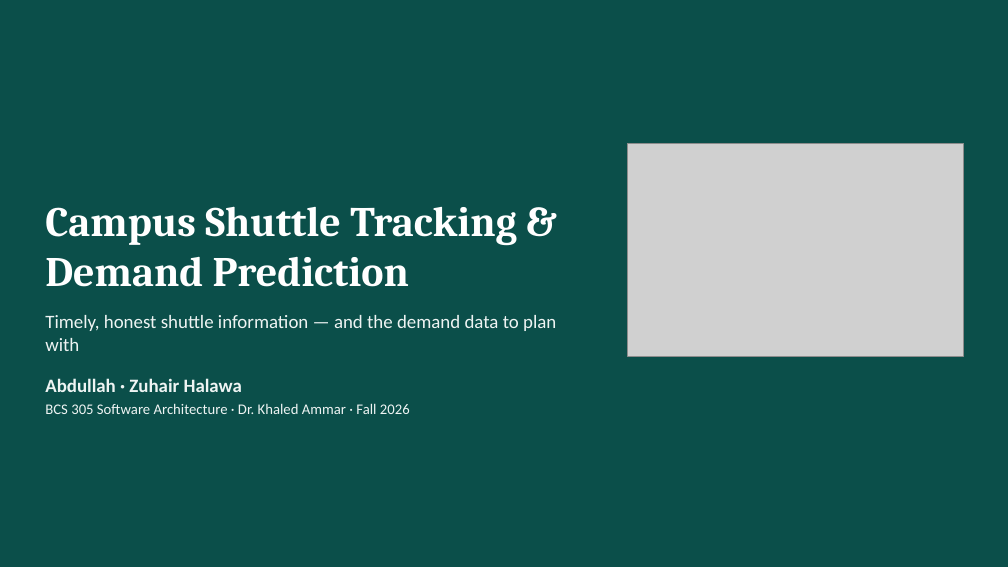
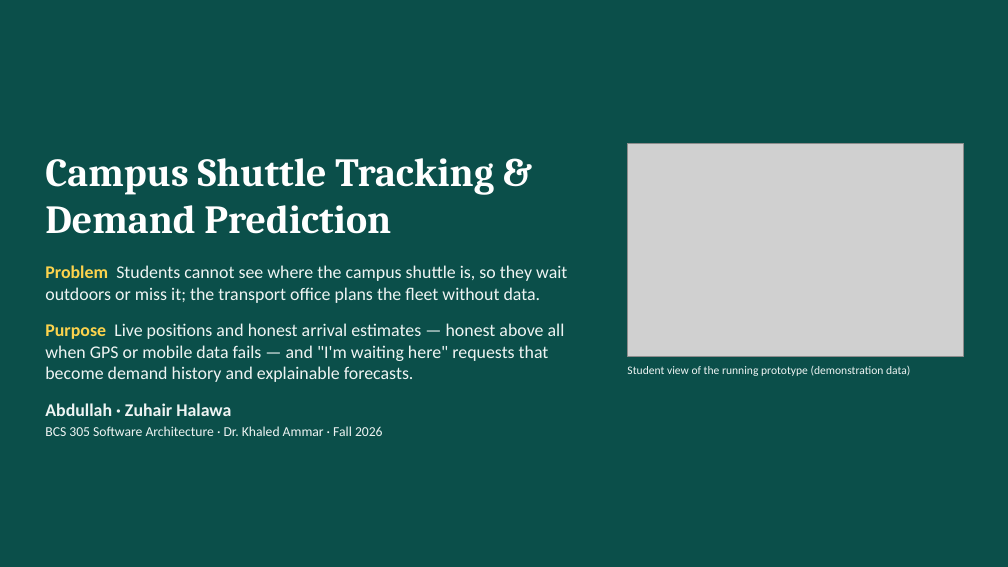
Before and after one commit to abdullahshammari796-ctrl/CampusShuttle, a slide deck: slide 1 of docs/presentation/campus-shuttle-presentation.pptx. Drawn at 1008x567 pixels with LibreOffice and Linux fonts; fonts in the diff are those of the drawing; grey boxes stand for pictures. Boxes give left, top, right and bottom in pixels: in the first picture for what was removed or moved away, otherwise in the second. Text is boxed around its words. In the diff, an @@ line names an element or a change of style, - is before the commit and + after.

```diff
--- a/docs/presentation/campus-shuttle-presentation.pptx
+++ b/docs/presentation/campus-shuttle-presentation.pptx
@@ title "Campus Shuttle Tracking & Demand ...": place and size @@
-title "Campus Shuttle Tracking & Demand ..." at box(45, 206, 517, 287)
+title "Campus Shuttle Tracking & Demand ..." at box(45, 158, 494, 234)
@@ title "Campus Shuttle Tracking & Demand ..." at box(45, 158, 494, 234): size 40 to 38 pt @@
@@ text at box(45, 265, 567, 382): text changed; size 18 to 17 pt @@
-Timely, honest shuttle information — and the demand data to plan with
+Problem Students cannot see where the campus shuttle is, so they wait outdoors or miss it; the transport office plans the fleet without data.
+Purpose Live positions and honest arrival estimates — honest above all when GPS or mobile data fails — and "I'm waiting here" requests that become demand history and explainable forecasts.
@@ text "Problem Students cannot see where ...": place and size @@
-text "Problem Students cannot see where ..." at box(45, 315, 556, 414)
+text "Problem Students cannot see where ..." at box(45, 265, 567, 436)
@@ text added at box(627, 365, 910, 376), 11 pt, text #EEF4F3 @@
+Student view of the running prototype (demonstration data)
@@ text at box(45, 403, 383, 436): size 18 to 17 pt in "Abdullah · Zuhair Halawa"; size 14 to 13 pt in "BCS 305 Software Architecture · Dr. Khaled ..." @@
```
Also in this commit, not shown: 5 other slides changed, 6 slides added, 8 slides removed, 48 other files.
